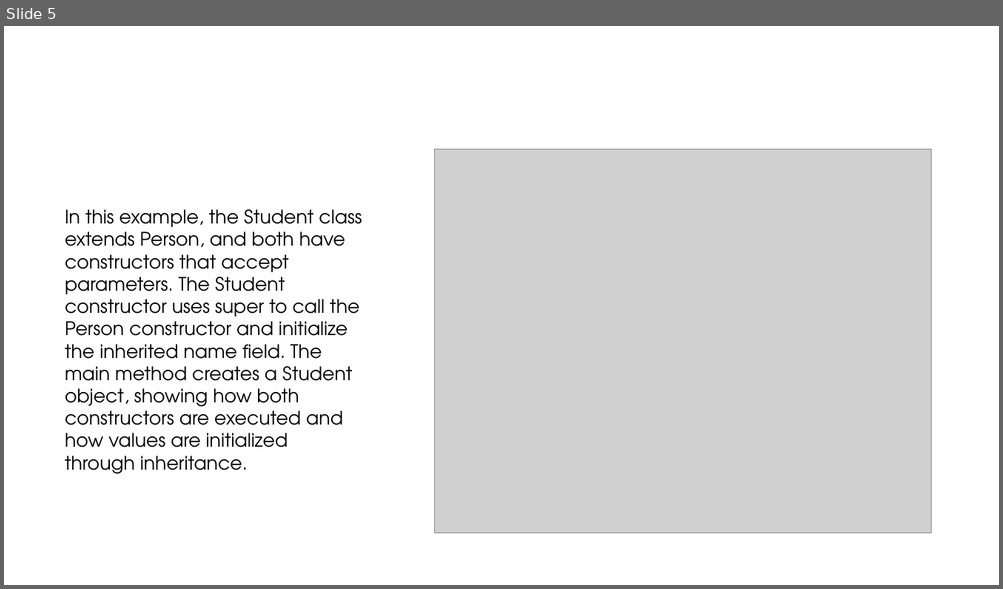
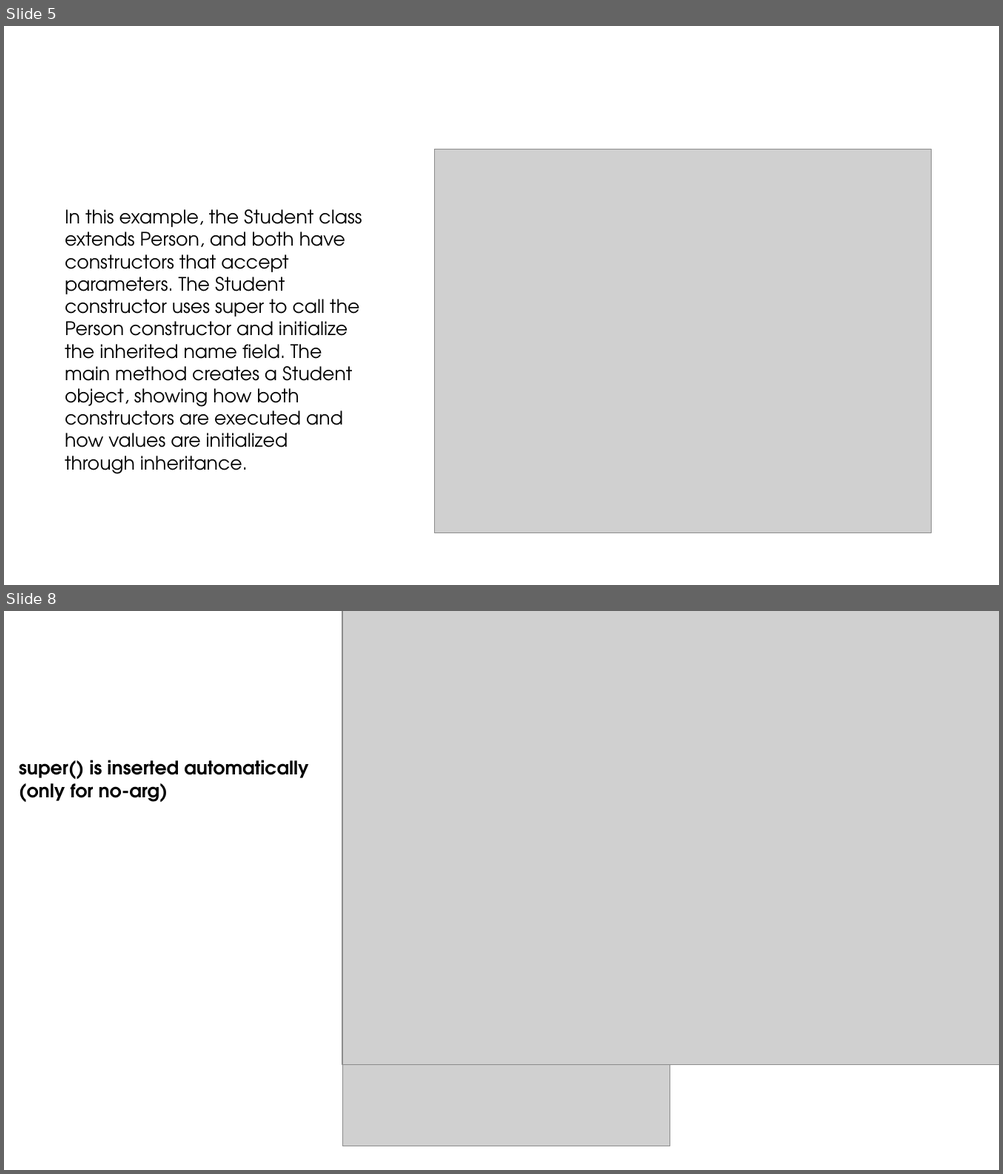
Before and after one commit to ashrafulparan2/Resources, a slide deck: CSE281/Lecture 7.pptx. Shown one above the other, each under a label of ours: slide 5 before the commit, slides 5 and 8 after it; the slides between them are not shown. The pictures are 1003x589 and 1003x1174 pixels, drawn with LibreOffice and Linux fonts; fonts in the diff are those of the drawing; grey boxes stand for pictures; background and template pictures are left out. Boxes give left, top, right and bottom in pixels: in the first picture for what was removed or moved away, otherwise in the second. Text is boxed around its words. In the diff, an @@ line names an element or a change of style, - is before the commit and + after.

```diff
--- a/CSE281/Lecture 7.pptx
+++ b/CSE281/Lecture 7.pptx
@@ slide 8 added at <box>4,611,999,1170</box>, background #FFFFFF @@
@@ picture added at <box>342,611,999,1065</box> @@
@@ text added at <box>19,760,308,802</box>, 18 pt, text #000000, bold @@
+super() is inserted automatically (only for no-arg)
@@ picture added at <box>342,1065,669,1146</box> @@
```
Also in this commit, not shown: 3 other slides added.
